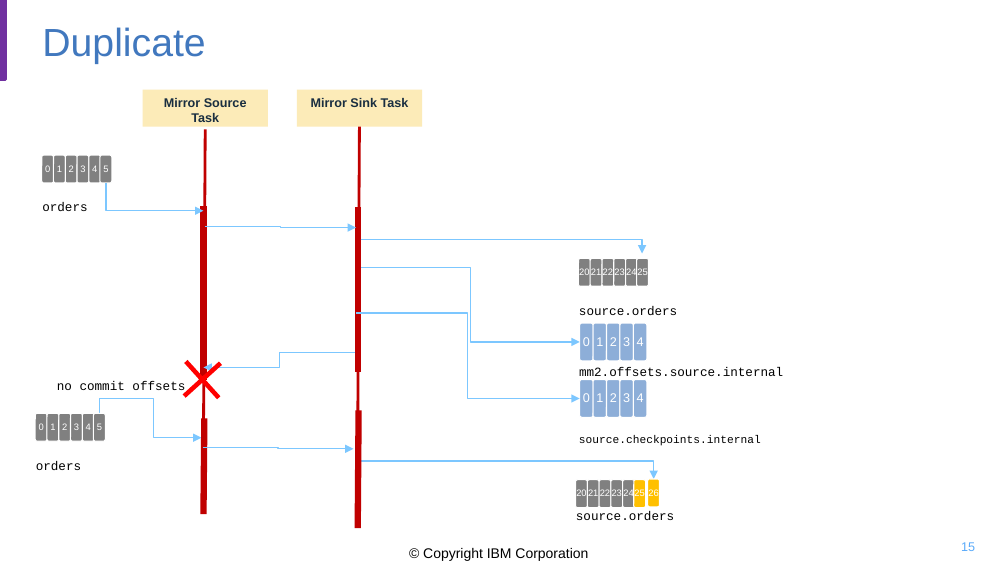
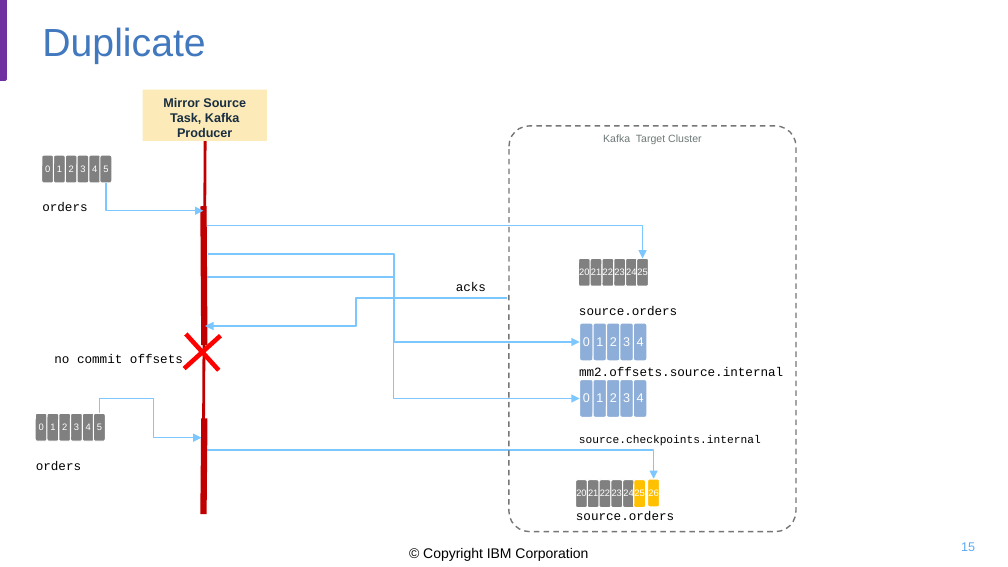
Before and after one commit to jbcodeforce/kp-data-replication, a slide deck: slide 15 of mm2-diagrams.pptx. Drawn at 1008x567 pixels with LibreOffice and Linux fonts; fonts in the diff are those of the drawing; background and template pictures are left out. Boxes give left, top, right and bottom in pixels: in the first picture for what was removed or moved away, otherwise in the second. Text is boxed around its words. In the diff, an @@ line names an element or a change of style, - is before the commit and + after.

```diff
--- a/mm2-diagrams.pptx
+++ b/mm2-diagrams.pptx
@@ rectangle "Mirror Source Task, Kafka Producer": place and size @@
-rectangle "Mirror Source Task, Kafka Producer" at [142,90,267,127]
+rectangle "Mirror Source Task, Kafka Producer" at [142,90,266,141]
@@ text in rectangle at [163,98,246,137]: text changed @@
-Mirror Source Task
+Mirror Source Task, Kafka Producer
@@ rectangle removed at [296,90,421,127] @@
-Mirror Sink Task
@@ line removed from (360, 127) to (358, 434) @@
@@ rounded rectangle added at [509,126,796,531], outline #777677 1 pt dashed, 7.5 pt, text #6D7777 @@
+Kafka Target Cluster
@@ line moved from (204, 207) - (204, 380) to (204, 207) - (205, 345) @@
@@ line removed from (358, 207) to (358, 372) @@
@@ elbow arrow removed from (206, 226) to (356, 228) @@
@@ elbow arrow moved from (361, 239) - (642, 253) to (208, 225) - (643, 258) @@
@@ elbow arrow moved from (361, 268) - (580, 342) to (209, 254) - (580, 342) @@
@@ elbow arrow moved from (355, 353) - (204, 368) to (507, 298) - (206, 326) @@
@@ elbow arrow moved from (356, 312) - (580, 398) to (208, 277) - (580, 398) @@
@@ text added at [456,282,486,291], 9 pt, text #000000 @@
+acks
@@ plus: place and size @@
-plus at [167,345,237,414]
+plus at [167,317,237,387]
@@ text "no commit offsets" rewrapped from [57,381,185,394] to [54,354,183,363] @@
@@ line removed from (359, 410) to (358, 528) @@
@@ elbow arrow removed from (203, 448) to (354, 449) @@
@@ elbow arrow moved from (361, 461) - (653, 479) to (205, 451) - (653, 479) @@
```
Also in this commit, not shown: 3 other files.
